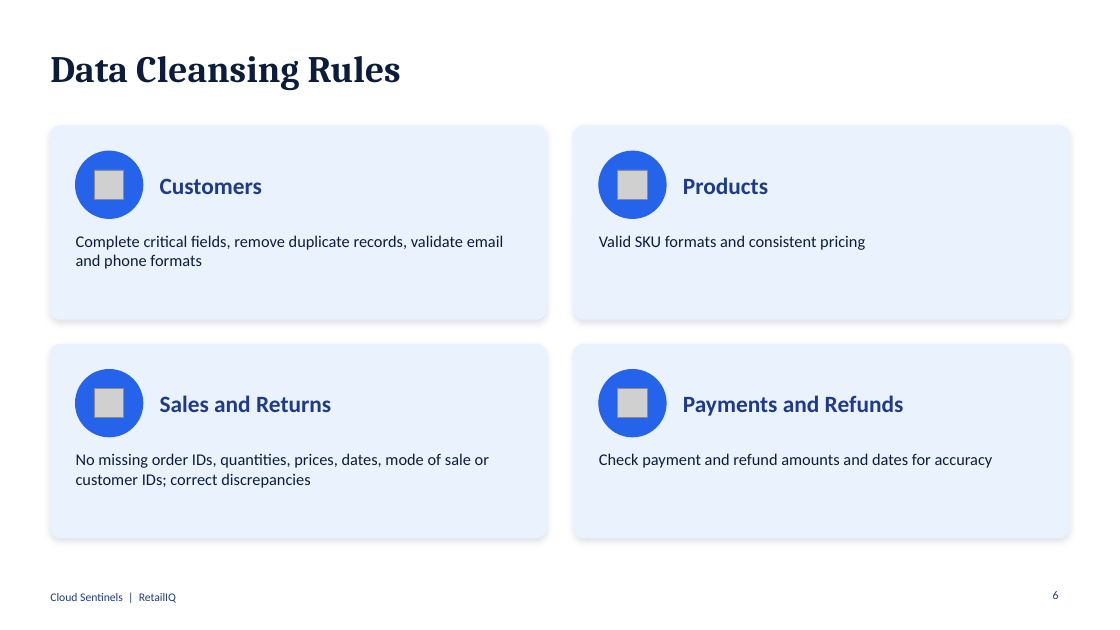
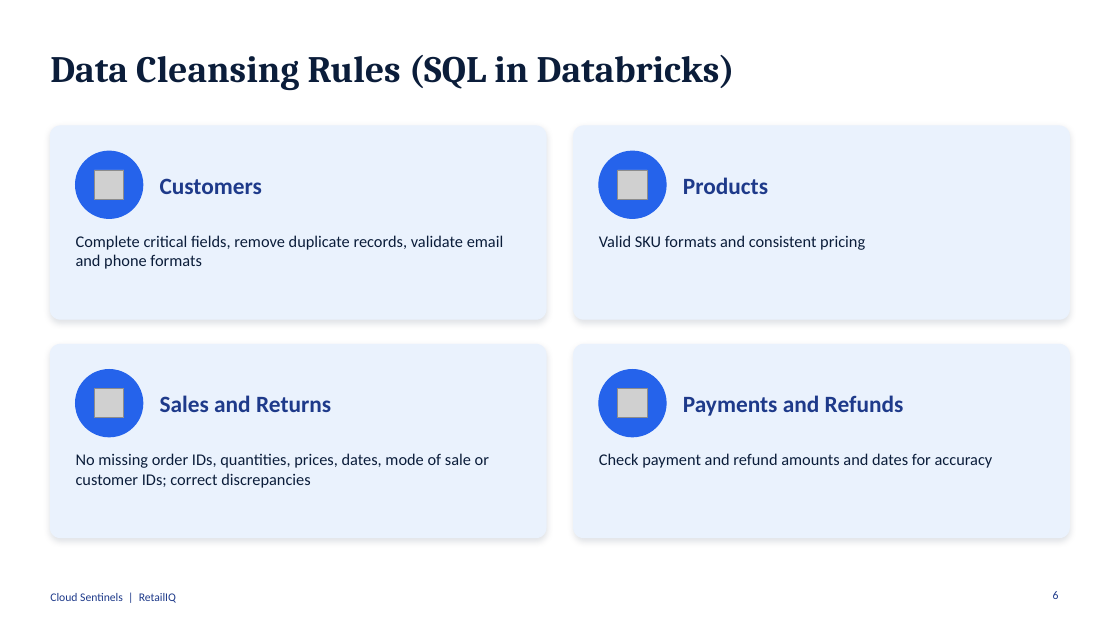
Before and after one commit to pranav-m2005/hackathon, a slide deck: slide 6 of RetailIQ_Cloud_Sentinels.pptx. Drawn at 1120x630 pixels with LibreOffice and Linux fonts; fonts in the diff are those of the drawing; grey boxes stand for pictures. Boxes give left, top, right and bottom in pixels: in the first picture for what was removed or moved away, otherwise in the second. Text is boxed around its words. In the diff, an @@ line names an element or a change of style, - is before the commit and + after.

```diff
--- a/RetailIQ_Cloud_Sentinels.pptx
+++ b/RetailIQ_Cloud_Sentinels.pptx
@@ title at box(50, 55, 735, 91): text changed @@
-Data Cleansing Rules
+Data Cleansing Rules (SQL in Databricks)
```
Also in this commit, not shown: 4 other slides changed.
